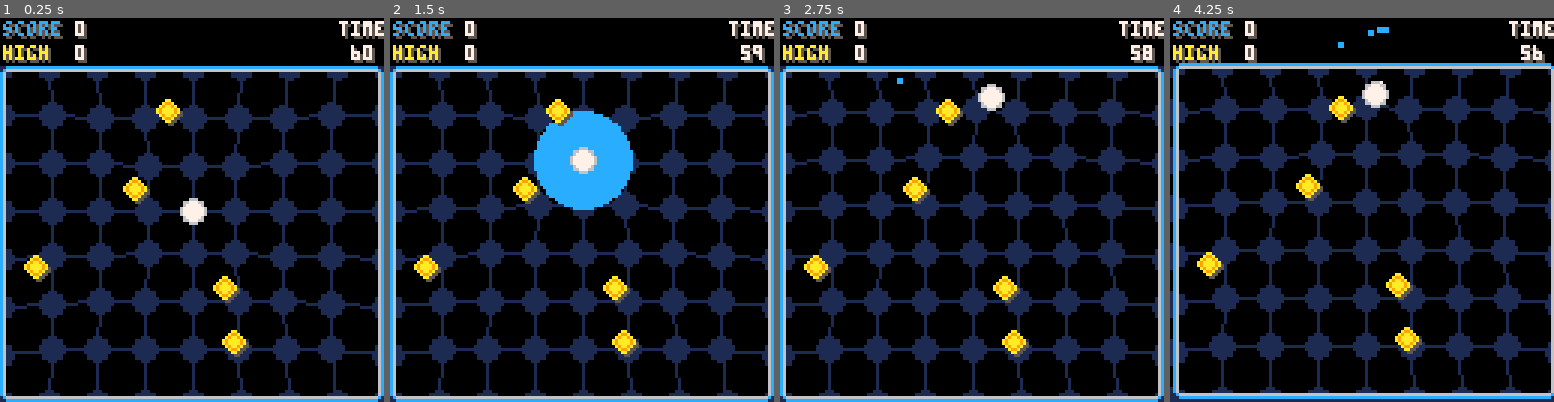
Above: before the commit, frames 1-4 (left to right).
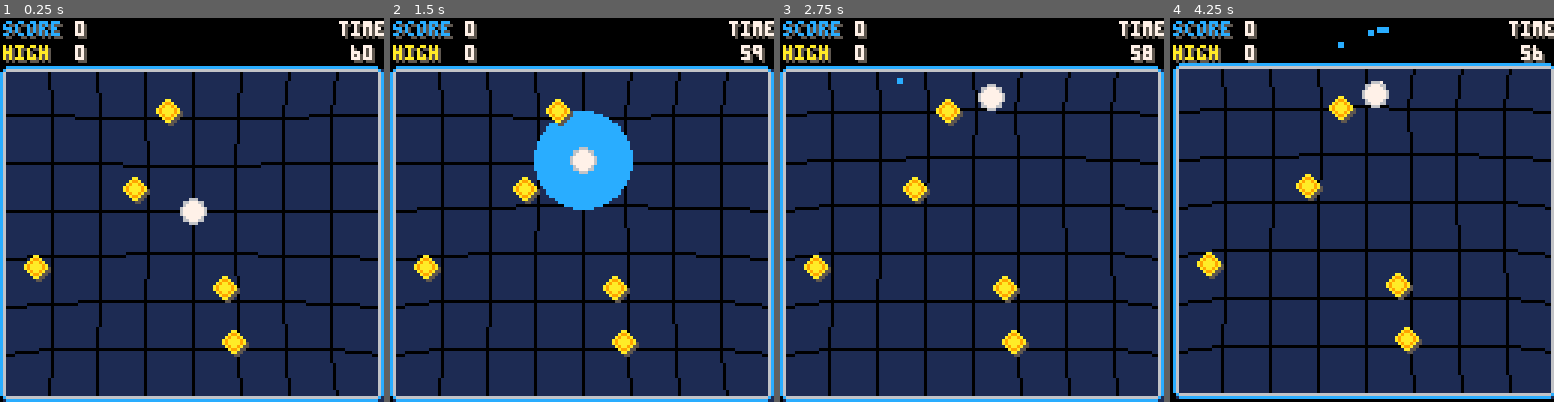
Above: after the commit, the same moments.

Repository: tesselode/netty
Game: PICO-8 cartridge launcher.p8
Same seed, same stepped clock (60 frames per second), same inputs: the game is played once before the commit and once after it.
Inputs:
- Up to frame 1 (0.25 s): no input
- Up to frame 2 (1.5 s): tap O (Z key) at 0.33, 0.7, 1.43 s; tap X (X key) at 1.07 s
- Up to frame 3 (2.75 s): hold Left 1.97-2.37 s; tap X (X key) at 2.07, 2.4, 2.73 s; tap O (Z key) at 2.22 s; hold Down from 2.42 s (still down)
- Up to frame 4 (4.25 s): release Down at 2.82 s; hold Right 2.87-3.53 s; tap X (X key) every 0.33 s from 3.07 to 4.07 s; tap O (Z key) at 3.1, 3.98 s; hold Up 3.58-4.08 s; hold Right from 4.13 s (still down)

The runs differ from the first frame. In frame 1, 67% of the frame differs, in the area x 0-100%, y 12-100%; in frame 2, 64%; in frame 3, 67%; in frame 4, 68%.

Commit message:
grid tweaks

Diff:
--- a/launcher.p8
+++ b/launcher.p8
@@ -736,24 +736,25 @@
 
  -- draw grid
  clip(0, 16, 128, 112)
- for x = 0, 128, 16 do
-	 for y = 16, 128, 16 do
-	  local p = self.grid[x][y]
-	  circfill(p.x, p.y, 4, 1)
-	 end
-	end
+ rectfill(0, 0, 128, 128, 1)
 	for x = 0, 128, 16 do
 	 for y = 16, 112, 16 do
 	  local a = self.grid[x][y]
 	  local b = self.grid[x][y+16]
-	  line(a.x, a.y, b.x, b.y, 1)
+	  line(a.x, a.y, b.x, b.y, 0)
 	 end
 	end
 	for x = 0, 112, 16 do
 	 for y = 16, 128, 16 do
 	  local a = self.grid[x][y]
 	  local b = self.grid[x+16][y]
-	  line(a.x, a.y, b.x, b.y, 1)
+	  line(a.x, a.y, b.x, b.y, 0)
+	 end
+	end
+	for x = 0, 128, 16 do
+	 for y = 16, 128, 16 do
+	  local p = self.grid[x][y]
+	  --circfill(p.x, p.y, 1, 13)
 	 end
 	end
 	clip()
